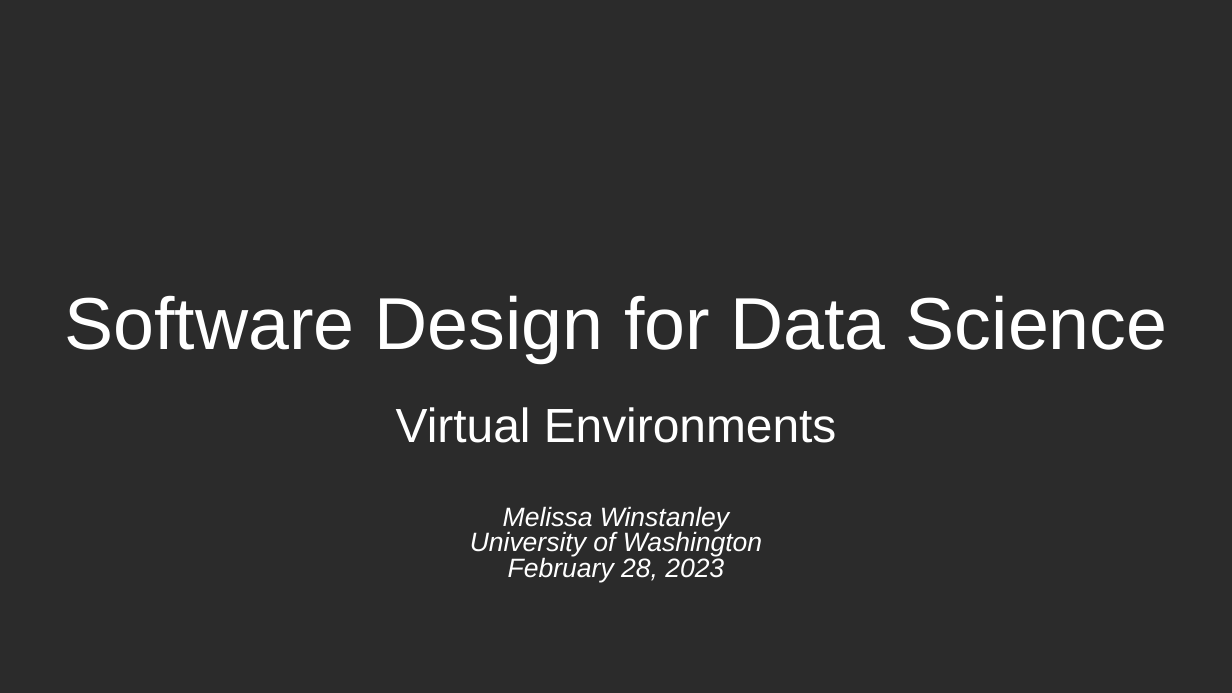
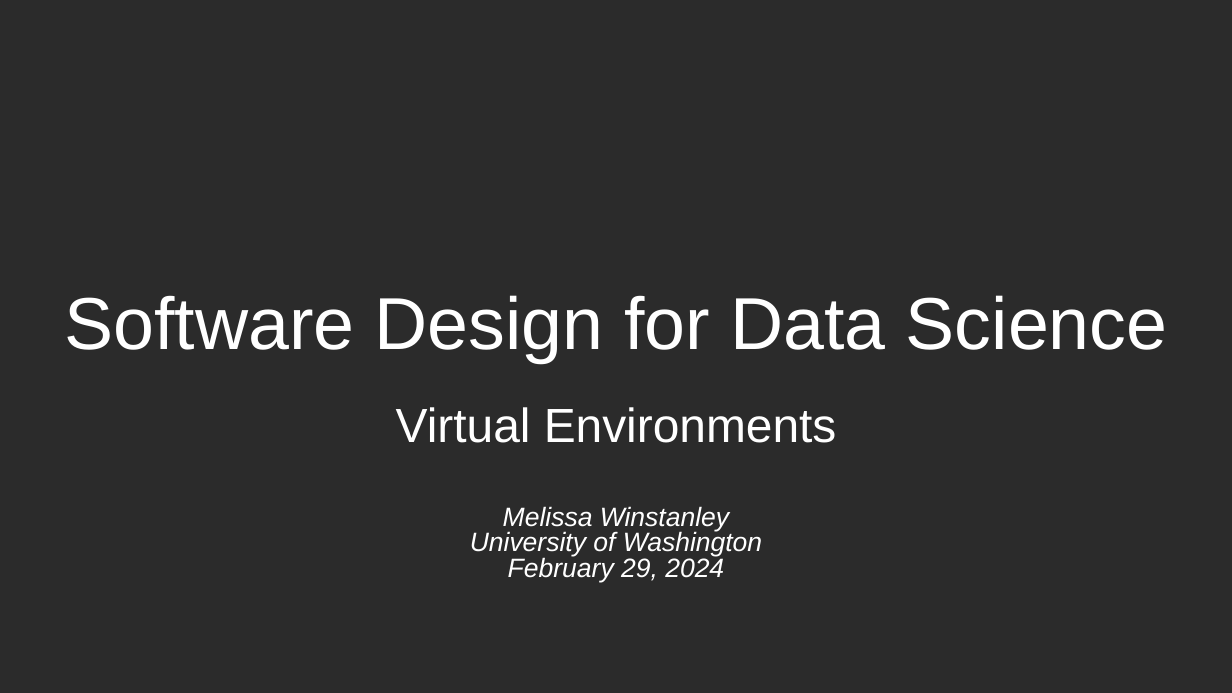
Before and after one commit to UWDATA515/lecture-materials, a slide deck: slide 1 of 09/DATA515_09_VirtualEnvironments.pptx. Drawn at 1232x693 pixels with LibreOffice and Linux fonts; fonts in the diff are those of the drawing; background and template pictures are left out; a plain dark background stands for a picture behind light text. Boxes give left, top, right and bottom in pixels: in the first picture for what was removed or moved away, otherwise in the second. Text is boxed around its words. In the diff, an @@ line names an element or a change of style, - is before the commit and + after.

```diff
--- a/09/DATA515_09_VirtualEnvironments.pptx
+++ b/09/DATA515_09_VirtualEnvironments.pptx
@@ subtitle at [508, 556, 724, 582]: text changed @@
-February 28, 2023
+February 29, 2024
```
Also in this commit, not shown: 6 other slides changed, 6 slides added, 5 other files.
